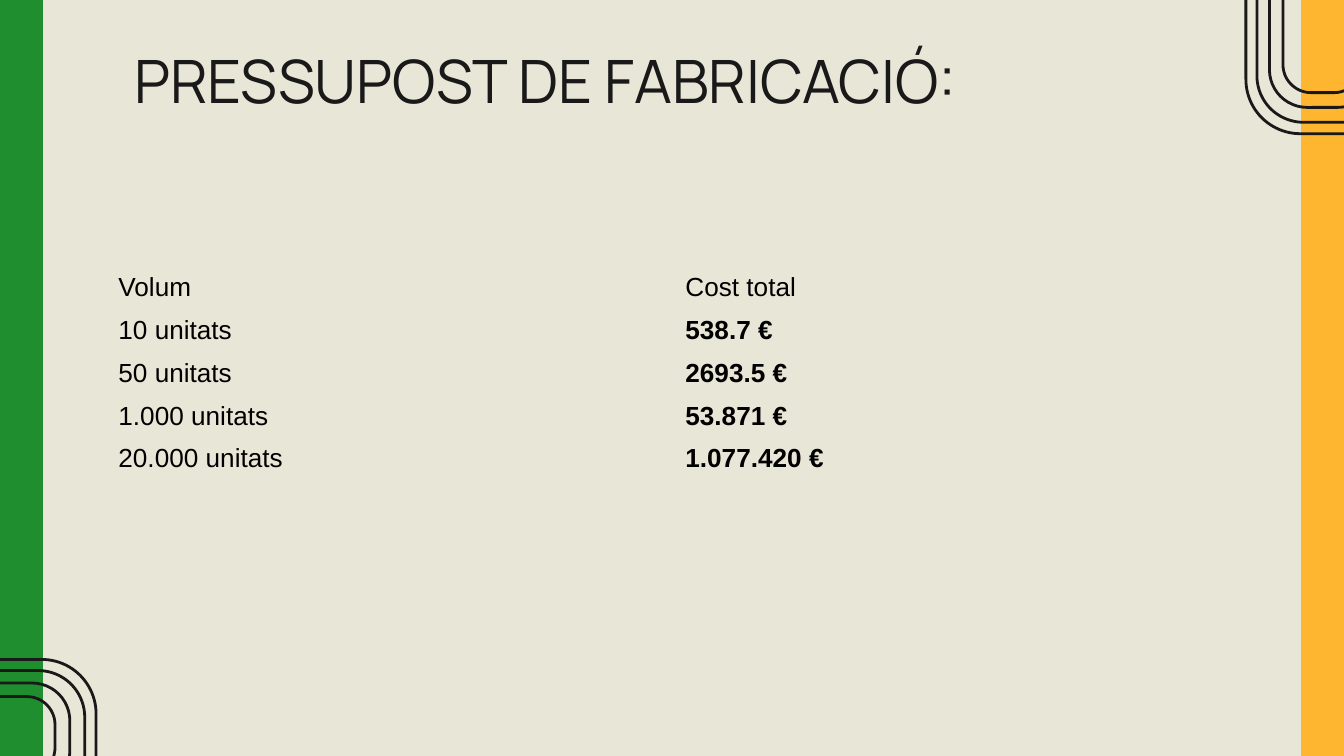
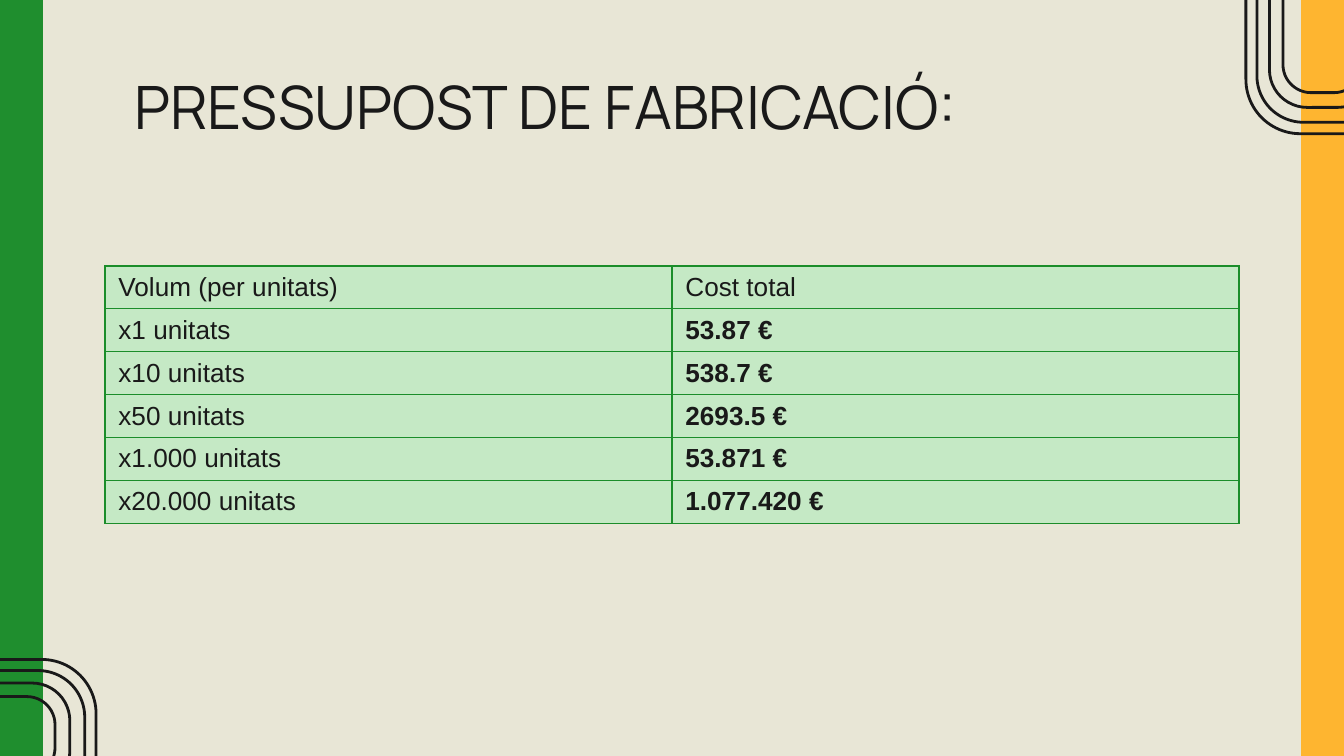
Before and after one commit to EDD2526/edd-project-grup-dijous-dj_d_seients, a slide deck: slide 31 of EINES DE DISSENY – PROJECTE VERSIÓ FINAL.pptx. Drawn at 1344x756 pixels with LibreOffice and Linux fonts; fonts in the diff are those of the drawing. Boxes give left, top, right and bottom in pixels: in the first picture for what was removed or moved away, otherwise in the second. Text is boxed around its words. In the diff, an @@ line names an element or a change of style, - is before the commit and + after.

```diff
--- a/EINES DE DISSENY – PROJECTE VERSIÓ FINAL.pptx
+++ b/EINES DE DISSENY – PROJECTE VERSIÓ FINAL.pptx
@@ title "PRESSUPOST DE FABRICACIÓ:": place and size @@
-title "PRESSUPOST DE FABRICACIÓ:" at box(134, 48, 957, 104)
+title "PRESSUPOST DE FABRICACIÓ:" at box(134, 74, 957, 130)
@@ table at box(105, 266, 1239, 535) @@
-row 1: Volum | Cost total
-row 2: 10 unitats | 538.7 €
-row 3: 50 unitats | 2693.5 €
-row 4: 1.000 unitats | 53.871 €
-row 5: 20.000 unitats | 1.077.420 €
+row 1: Volum (per unitats) | Cost total
+row 2: x1 unitats | 53.87 €
+row 3: x10 unitats | 538.7 €
+row 4: x50 unitats | 2693.5 €
+row 5: x1.000 unitats | 53.871 €
+row 6: x20.000 unitats | 1.077.420 €
```
Also in this commit, not shown: 2 other slides changed, 2 slides added, 2 other files.
